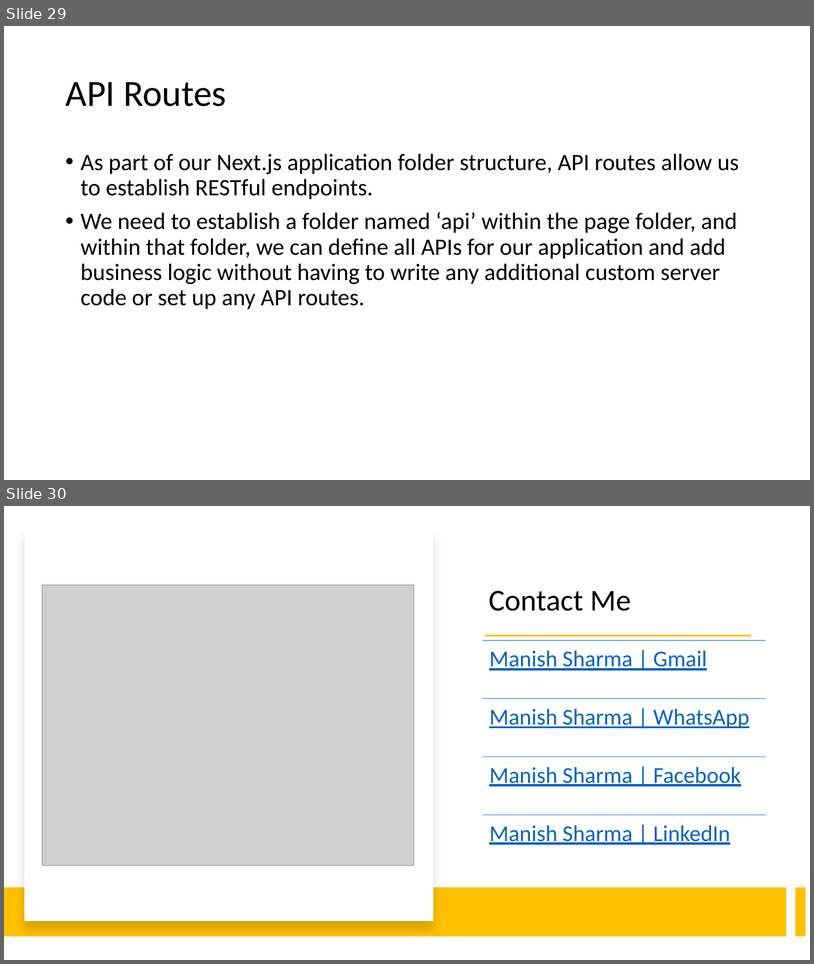
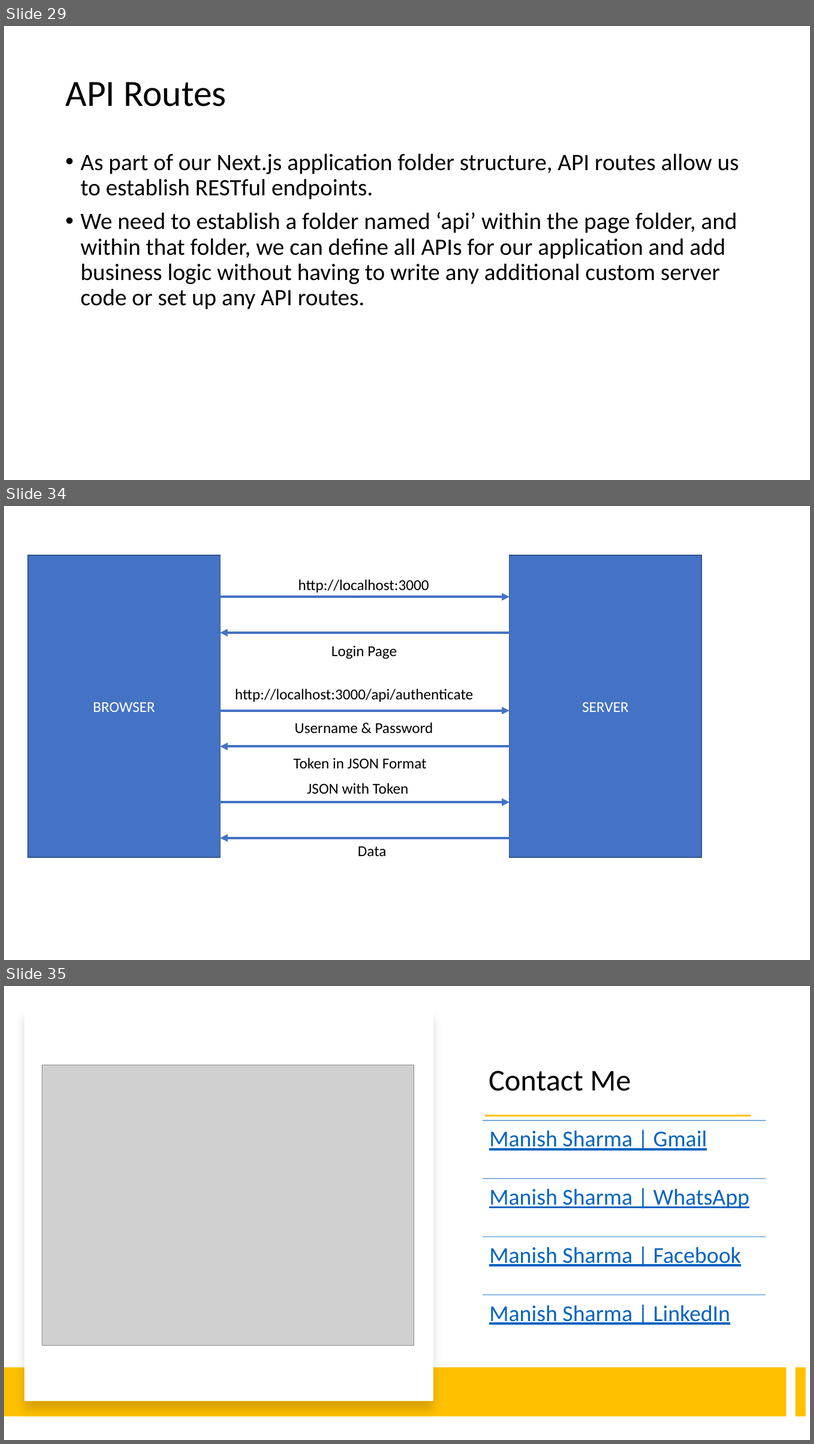
Before and after one commit to manishvbn/NextJS_Jun22, a slide deck: Notes/NextJS.pptx. Shown one above the other, each under a label of ours: slides 29 and 30 before the commit, slides 29, 34 and 35 after it; the slides between them are not shown. The pictures are 814x964 and 814x1444 pixels, drawn with LibreOffice and Linux fonts; fonts in the diff are those of the drawing; grey boxes stand for pictures. Boxes give left, top, right and bottom in pixels: in the first picture for what was removed or moved away, otherwise in the second. Text is boxed around its words. In the diff, an @@ line names an element or a change of style, - is before the commit and + after.

```diff
--- a/Notes/NextJS.pptx
+++ b/Notes/NextJS.pptx
@@ slide 34 added at [4, 506, 810, 960], background #FFFFFF @@
@@ rectangle added at [28, 555, 221, 857], fill #4472C4, outline #325491 1 pt, 18 pt, text #FFFFFF @@
+BROWSER
@@ rectangle added at [510, 555, 702, 857], fill #4472C4, outline #325491 1 pt, 18 pt, text #FFFFFF @@
+SERVER
@@ text added at [299, 579, 429, 592], 18 pt, text #000000 @@
+http://localhost:3000
@@ arrow added from (220, 597) to (510, 597), #4472C4 3 pt @@
@@ arrow added from (510, 633) to (220, 633), #4472C4 3 pt @@
@@ text added at [332, 645, 397, 659], 18 pt, text #000000 @@
+Login Page
@@ text added at [235, 688, 473, 702], 18 pt, text #000000 @@
+http://localhost:3000/api/authenticate
@@ arrow added from (220, 711) to (510, 711), #4472C4 3 pt @@
@@ text added at [295, 722, 434, 733], 18 pt, text #000000 @@
+Username & Password
@@ arrow added from (510, 746) to (220, 746), #4472C4 3 pt @@
@@ text added at [294, 757, 427, 768], 18 pt, text #000000 @@
+Token in JSON Format
@@ text added at [307, 783, 409, 793], 18 pt, text #000000 @@
+JSON with Token
@@ arrow added from (220, 802) to (510, 802), #4472C4 3 pt @@
@@ arrow added from (510, 838) to (220, 838), #4472C4 3 pt @@
@@ text added at [358, 846, 387, 856], 18 pt, text #000000 @@
+Data
@@ what was slide 30 is now slide 35 @@
```
Also in this commit, not shown: 4 other slides added.
